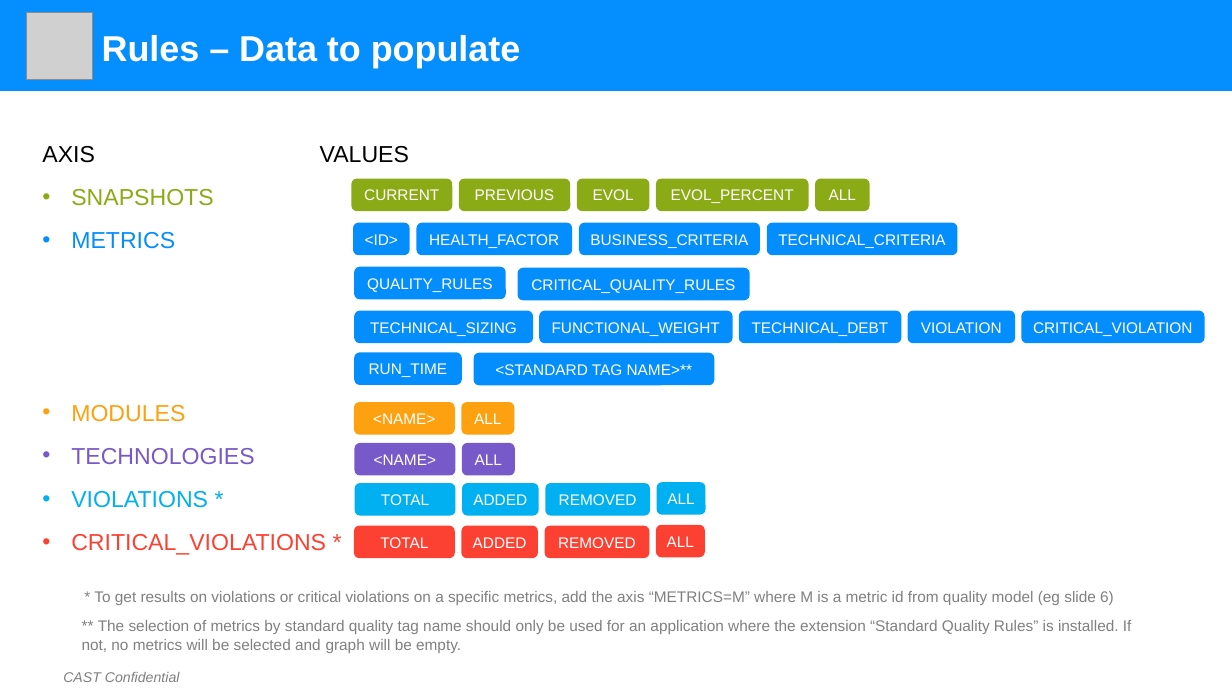
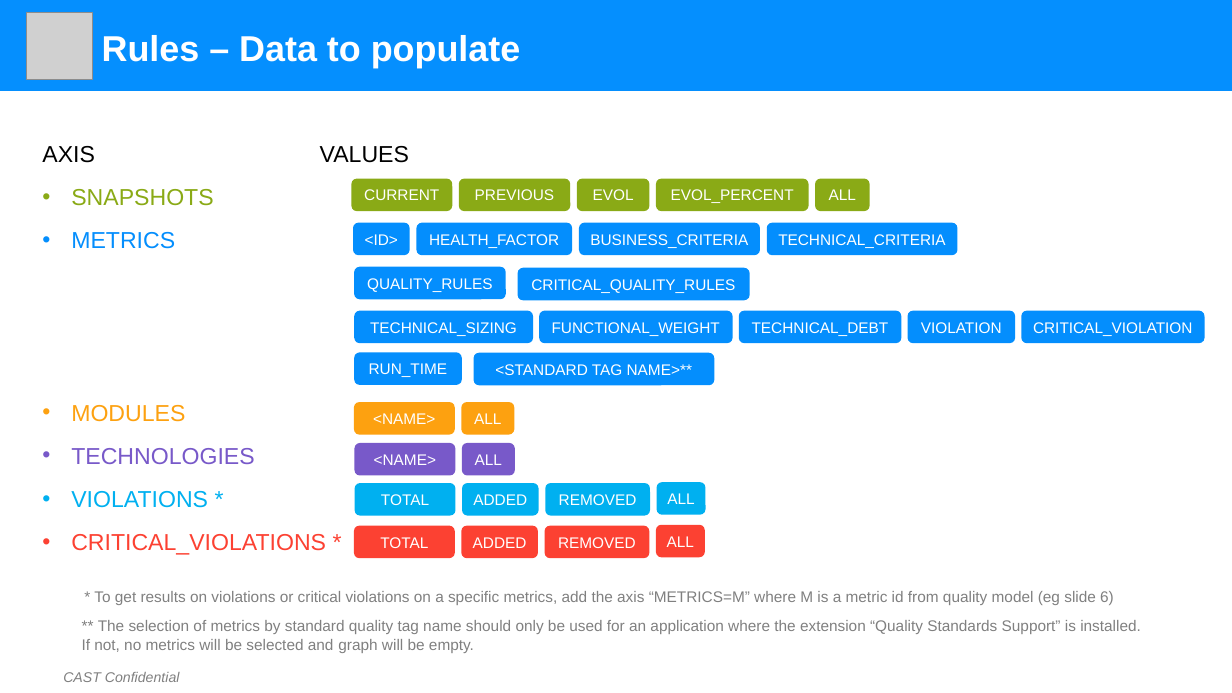
Before and after one commit to CAST-projects/ReportGenerator, a slide deck: slide 2 of CastReporting.Reporting/TemplatesFiles/Generic Graph Definition.pptx. Drawn at 1232x693 pixels with LibreOffice and Linux fonts; fonts in the diff are those of the drawing; grey boxes stand for pictures; background and template pictures are left out. Boxes give left, top, right and bottom in pixels: in the first picture for what was removed or moved away, otherwise in the second. Text is boxed around its words. In the diff, an @@ line names an element or a change of style, - is before the commit and + after.

Commit message:
REPORTGEN-397 : update extension name for quality standards

```diff
--- a/CastReporting.Reporting/TemplatesFiles/Generic Graph Definition.pptx
+++ b/CastReporting.Reporting/TemplatesFiles/Generic Graph Definition.pptx
@@ text at (x1=82, y1=620, x2=1141, y2=653): text changed @@
-** The selection of metrics by standard quality tag name should only be used for an application where the extension “Standard Quality Rules” is installed. If not, no metrics will be selected and graph will be empty.
+** The selection of metrics by standard quality tag name should only be used for an application where the extension “Quality Standards Support” is installed. If not, no metrics will be selected and graph will be empty.
```
Also in this commit, not shown: 4 other files.
